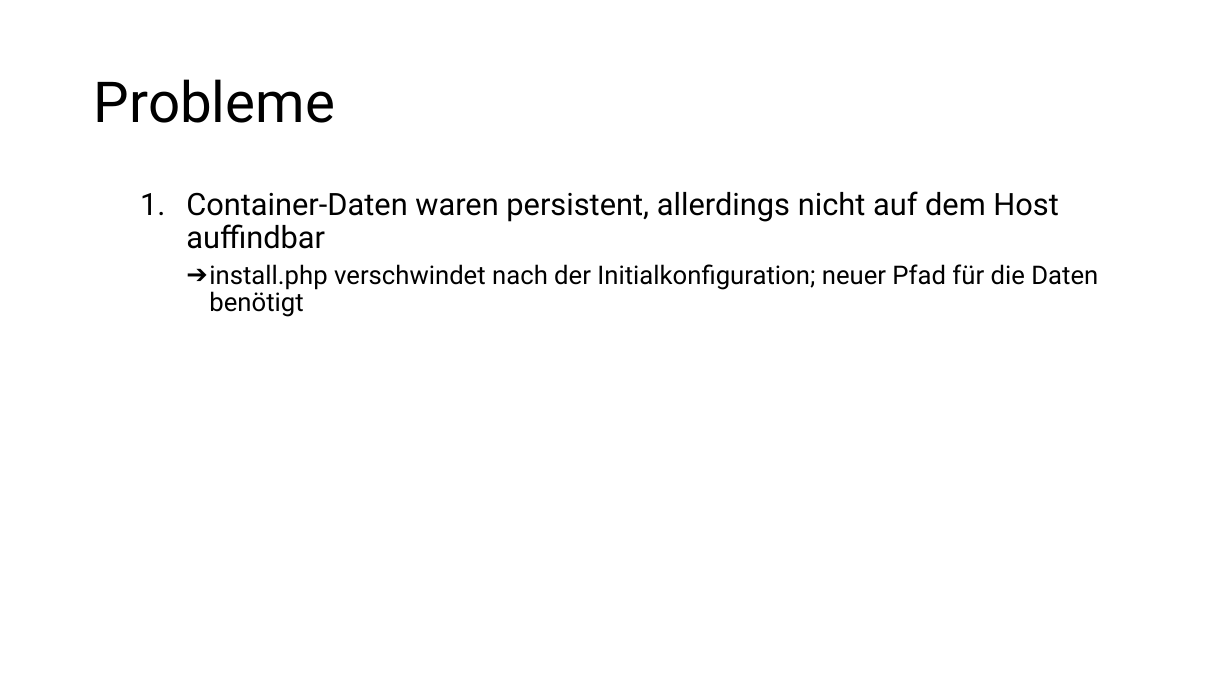
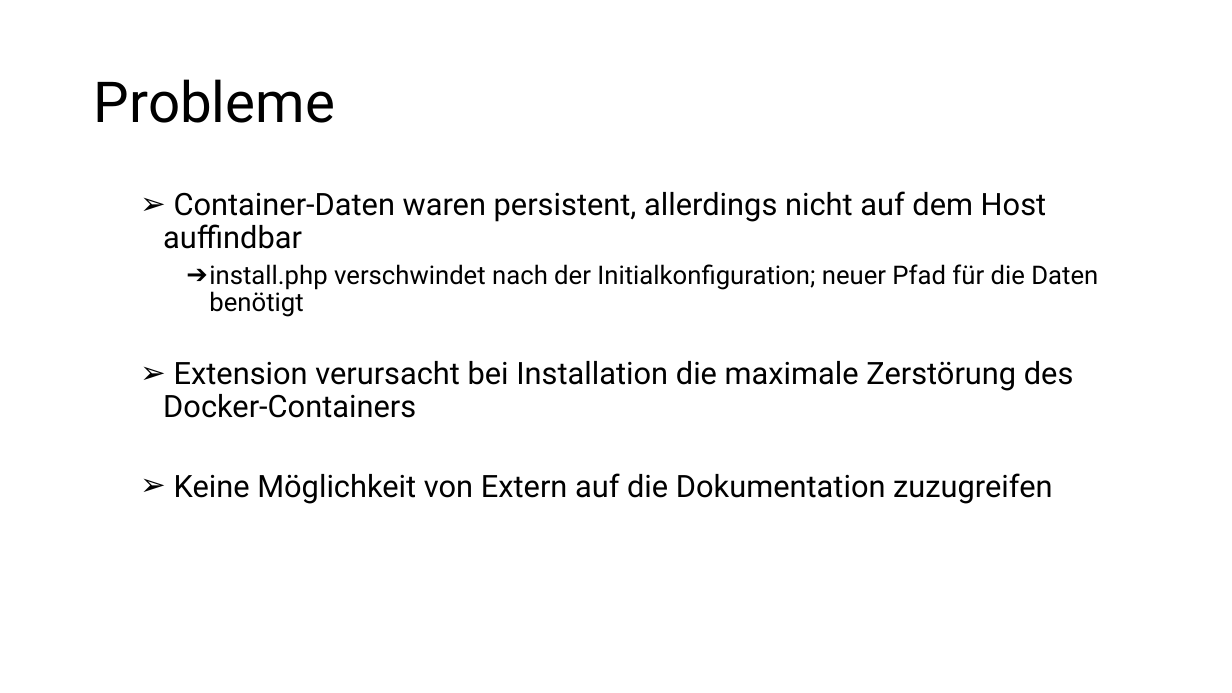
Before and after one commit to SuperHueseyin/DokuWiki, a slide deck: slide 2 of DokuWiki.odp. Drawn at 1232x693 pixels with LibreOffice and Linux fonts; fonts in the diff are those of the drawing. Boxes give left, top, right and bottom in pixels: in the first picture for what was removed or moved away, otherwise in the second. Text is boxed around its words. In the diff, an @@ line names an element or a change of style, - is before the commit and + after.

```diff
--- a/DokuWiki.odp
+++ b/DokuWiki.odp
@@ text at (x1=163, y1=191, x2=1047, y2=249): bullet 1. to ➢ @@
@@ text at (x1=163, y1=361, x2=1074, y2=504): paragraphs added @@
+  ➢ Extension verursacht bei Installation die maximale Zerstörung des Docker-Containers
+  ➢ Keine Möglichkeit von Extern auf die Dokumentation zuzugreifen
```
Also in this commit, not shown: 1 other slide changed.
